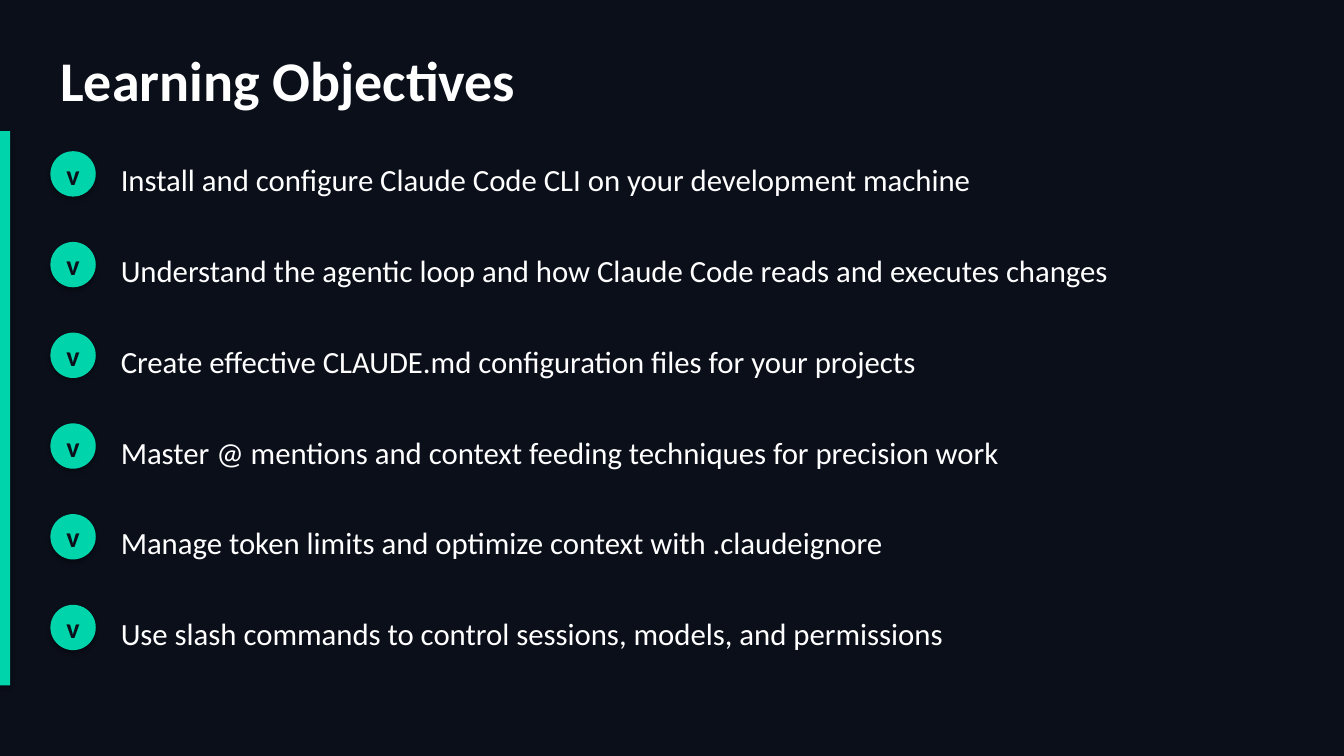
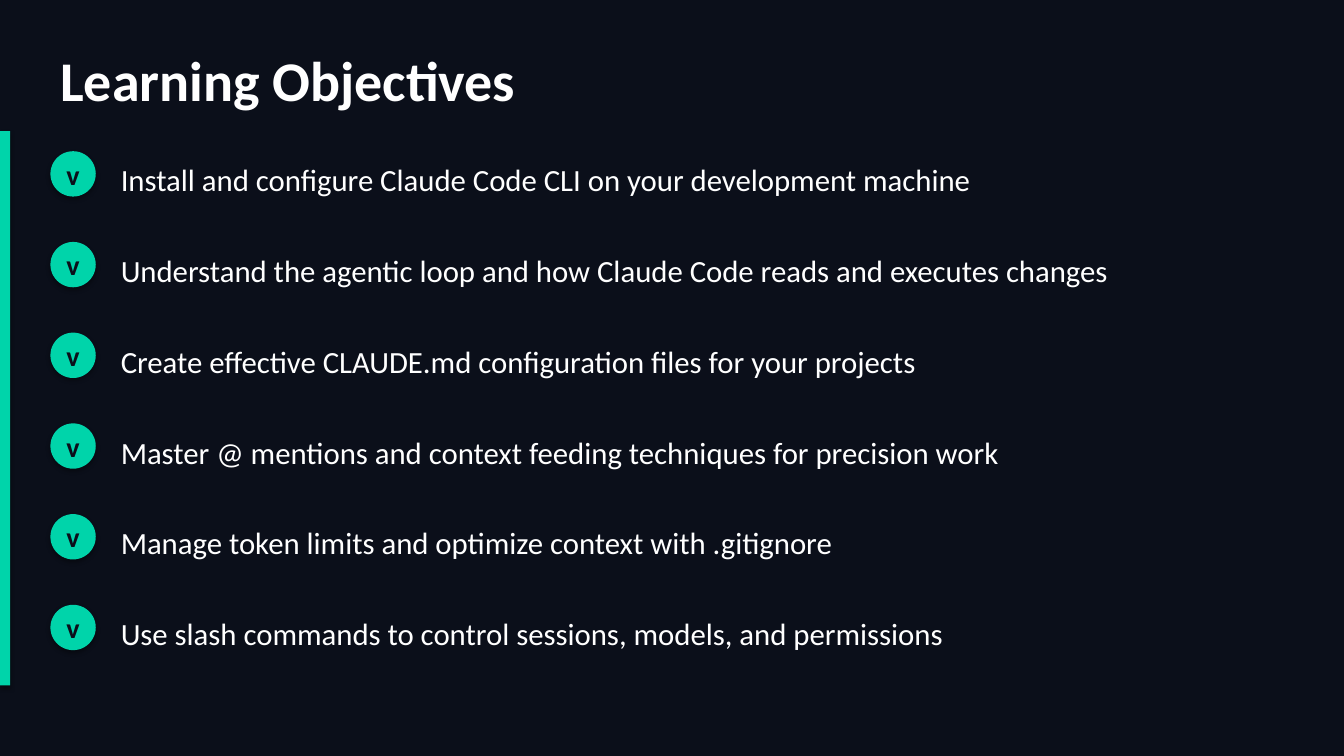
Before and after one commit to scottrhay/AIA-ClaudeCopilot, a slide deck: slide 3 of slides/Day2_Claude_Code_Fundamentals.pptx. Drawn at 1344x756 pixels with LibreOffice and Linux fonts; fonts in the diff are those of the drawing. Boxes give left, top, right and bottom in pixels: in the first picture for what was removed or moved away, otherwise in the second. Text is boxed around its words. In the diff, an @@ line names an element or a change of style, - is before the commit and + after.

```diff
--- a/slides/Day2_Claude_Code_Fundamentals.pptx
+++ b/slides/Day2_Claude_Code_Fundamentals.pptx
@@ text at [121,532,832,560]: text changed @@
-Manage token limits and optimize context with .claudeignore
+Manage token limits and optimize context with .gitignore
```
Also in this commit, not shown: 39 other slides changed, 2 slides added, 18 slides removed, 16 other files.
